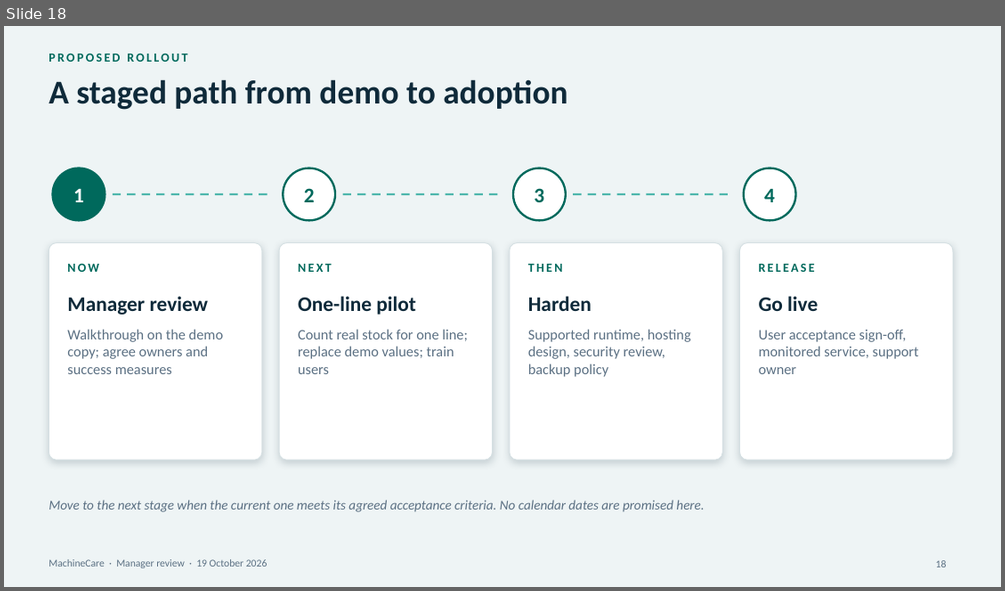
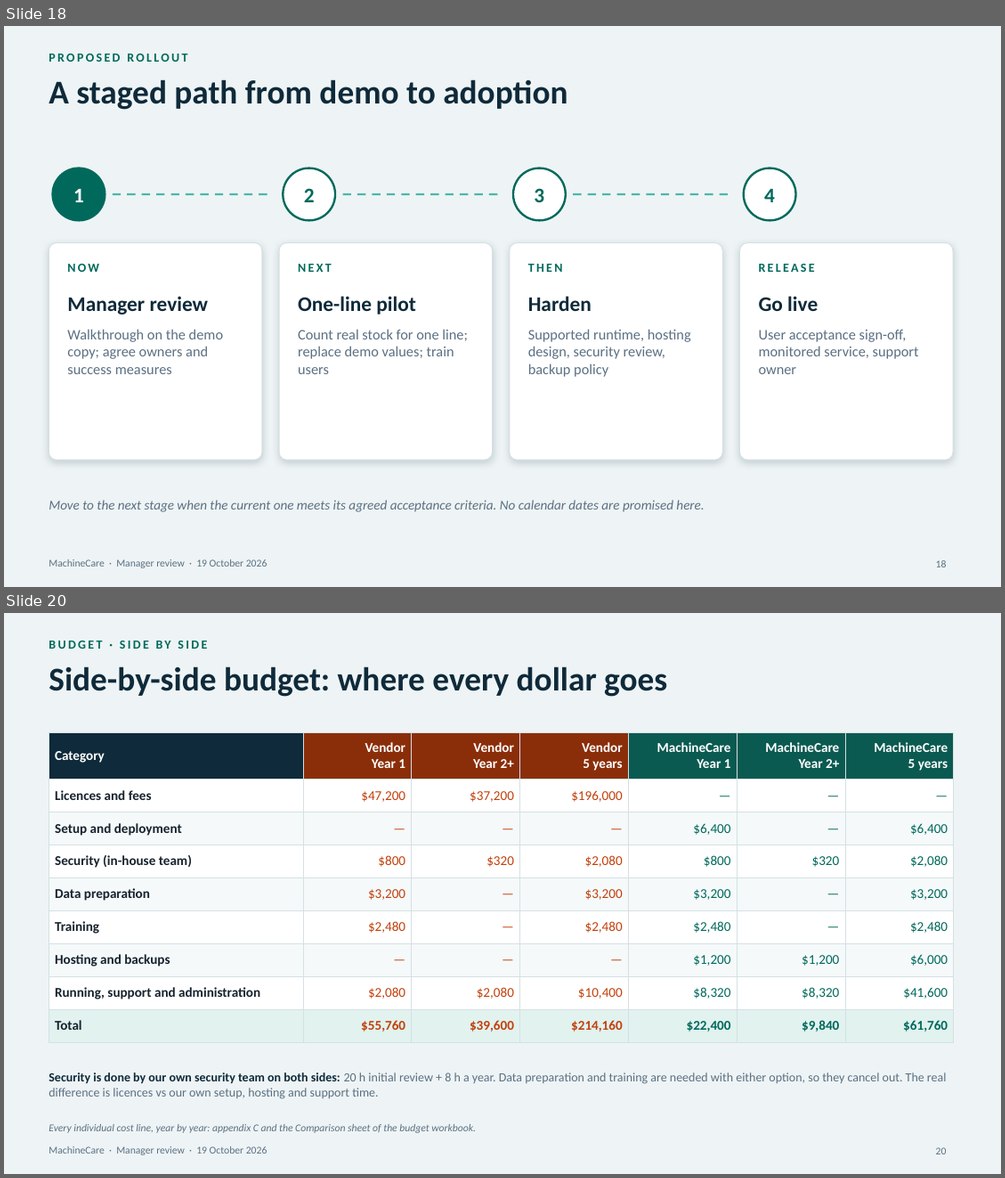
Before and after one commit to Marina-Safwat/MachineCare, a slide deck: docs/manager-presentation-2026-10-19/final/MachineCare_Manager_Review_Final.pptx. Shown one above the other, each under a label of ours: slide 18 before the commit, slides 18 and 20 after it; the slides between them are not shown. The pictures are 1005x591 and 1005x1178 pixels, drawn with LibreOffice and Linux fonts; fonts in the diff are those of the drawing. Boxes give left, top, right and bottom in pixels: in the first picture for what was removed or moved away, otherwise in the second. Text is boxed around its words. In the diff, an @@ line names an element or a change of style, - is before the commit and + after.

```diff
--- a/docs/manager-presentation-2026-10-19/final/MachineCare_Manager_Review_Final.pptx
+++ b/docs/manager-presentation-2026-10-19/final/MachineCare_Manager_Review_Final.pptx
@@ slide 20 added at box(4, 613, 1001, 1174), background #EEF4F5; not listed: 1 template element that a slide beside it also shows @@
@@ text added at box(48, 641, 207, 649), 12 pt, text #00695C, bold @@
+BUDGET · SIDE BY SIDE
@@ title added at box(48, 666, 667, 697), 32 pt, text #0F2A3A, bold @@
+Side-by-side budget: where every dollar goes
@@ table added at box(48, 732, 954, 1035), 9 rows, 7 columns @@
+Category | Vendor / Year 1 | Vendor / Year 2+ | Vendor / 5 years | MachineCare / Year 1 | MachineCare / Year 2+ | MachineCare / 5 years
+Licences and fees | $47,200 | $37,200 | $196,000 | — | — | —
+Setup and deployment | — | — | — | $6,400 | — | $6,400
+Security (in-house team) | $800 | $320 | $2,080 | $800 | $320 | $2,080
+Data preparation | $3,200 | — | $3,200 | $3,200 | — | $3,200
+Training | $2,480 | — | $2,480 | $2,480 | — | $2,480
+Hosting and backups | — | — | — | $1,200 | $1,200 | $6,000
+Running, support and administration | $2,080 | $2,080 | $10,400 | $8,320 | $8,320 | $41,600
+Total | $55,760 | $39,600 | $214,160 | $22,400 | $9,840 | $61,760
@@ text added at box(48, 1072, 947, 1099), 12 pt, text #5B7083 @@
+Security is done by our own security team on both sides: 20 h initial review + 8 h a year. Data preparation and training are needed with either option, so they cancel out. The real difference is licences vs our own setup, hosting and support time.
@@ text added at box(48, 1124, 476, 1133), 10 pt, text #5B7083, italic @@
+Every individual cost line, year by year: appendix C and the Comparison sheet of the budget workbook.
@@ page number added at box(936, 1147, 947, 1154), 10 pt, text #5B7083 @@
+20
```
Also in this commit, not shown: 1 slide changed, 2 other slides added, 1 slide removed, 7 other files.
